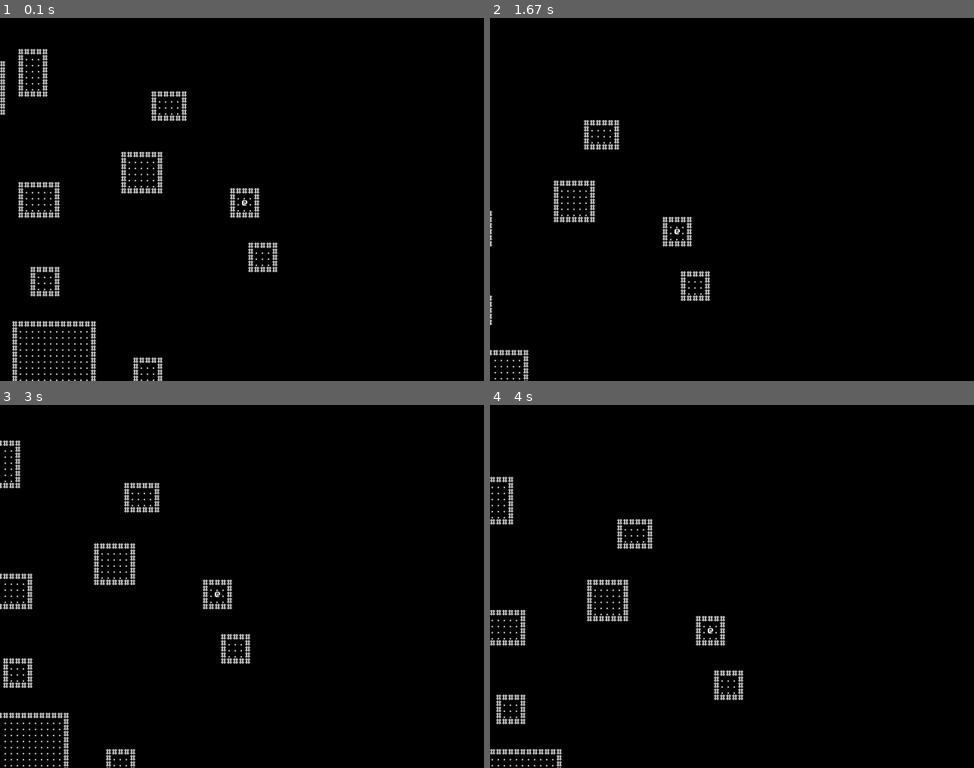
Above: before the commit, frames 1-4 (two rows, left to right).
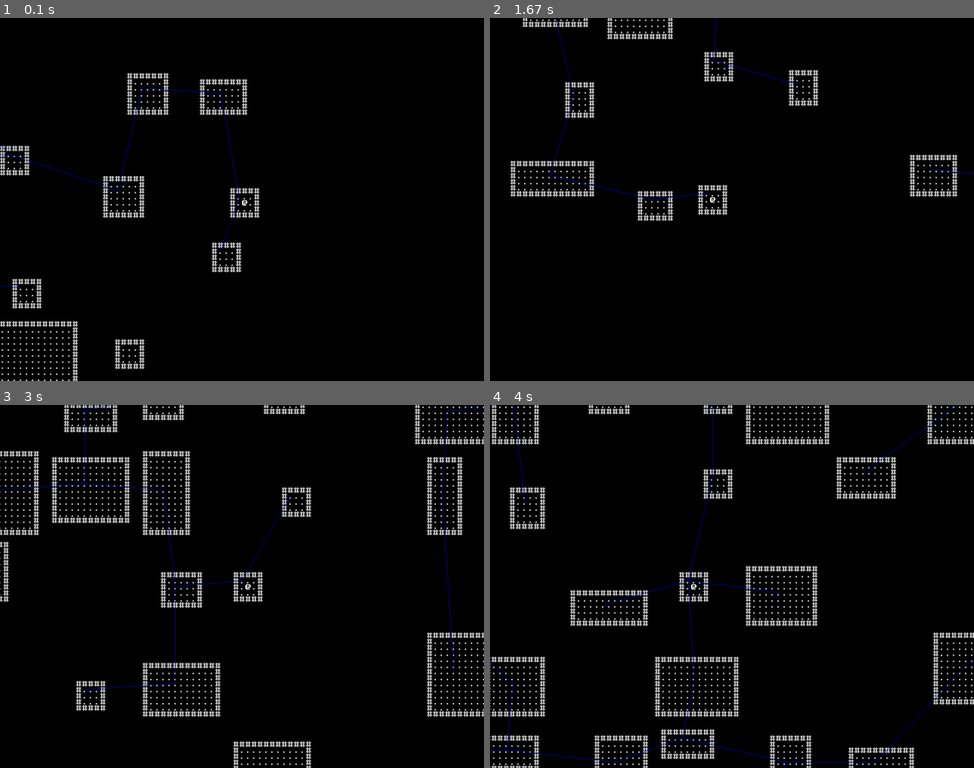
Above: after the commit, the same moments.

Repository: BlackHat-Magic/PyGame-Demo
Game: pygame game, started from app.py
Two runs of this game, one before a commit and one after it. Both use one fixed random seed, a clock stepped at 60 frames per second and the inputs below.
Inputs:
- Up to frame 1 (0.1 s): no input
- Up to frame 2 (1.67 s): tap Space at 0.33, 0.73, 1.03, 1.23, 1.57 s; hold D 0.67-1.13 s; hold W 1.17-1.47 s; hold D from 1.5 s (still down)
- Up to frame 3 (3 s): tap Space at 1.87, 2.07, 2.37, 2.63, 2.97 s; release D at 1.97 s; hold A 2-2.53 s; hold S 2.57-2.87 s; hold A from 2.9 s (still down)
- Up to frame 4 (4 s): tap Space at 3.27, 3.4, 3.8 s; release A at 3.3 s; hold W 3.33-3.7 s; hold D from 3.73 s (still down)

The runs differ from the first frame. In frame 1, 4.8% of the frame differs, in the area x 0-58%, y 8-100%; in frame 2, 4.4%; in frame 3, 9.3%; in frame 4, 9.8%, in the area x 0-100%, y 0-100%.

Commit message:
some changes

Diff:
--- a/app.py
+++ b/app.py
@@ -1,4 +1,4 @@
-import pygame, sys
+import pygame, sys, copy
 
 sys.path.insert(1, "./generator")
 from wfc_utils import Biome, Tile, World
@@ -30,23 +30,26 @@
 
 # generate dungeon
 def create_dungeon(sizes):
-    worlds = [World(f"floor_{i}", rooms, size) for i, size in enumerate(sizes)]
-    for world in worlds:
+    floors = []
+    for i, size in enumerate(sizes):
+        world = World(f"floor_{i}", copy.deepcopy(rooms), size)
         world.generate()
-    floors = [Floor(world) for world in worlds]
+        floor = Floor(world)
+        floors.append(floor)
     return(floors)
 dungeon = create_dungeon([
     (5, 5),     # floor 1
-    (9, 9),     # floor secret 1
-    (7, 7),     # floor 2
-    (12, 12),   # floor secret 2
-    (9, 9),     # floor 3
-    (15, 15),   # floor secret 3
-    (12, 12),   # floor 4
-    (17, 17),   # floor 5
-    (20, 20)
+    (7, 7),     # floor secret 1
+    (6, 6),     # floor 2
+    (8, 8),     # floor secret 2
+    (7, 7),     # floor 3
+    (9, 9),     # floor secret 3
+    (8, 8),     # floor 4
+    (10, 10),   # floor secret 4
+    (9, 9)      # floor 5
 ])
 floor = dungeon[0]
+centers, tree = floor.generate_hallways()
 
 # character and enemy
 character = Character(
@@ -82,6 +85,15 @@
             continue
         if(event.type == pygame.KEYDOWN and event.key == pygame.K_ESCAPE):
             paused = not paused
+        if(event.type == pygame.KEYDOWN and event.key == pygame.K_SPACE):
+            floor = create_dungeon([(15, 15)])[0]
+            centers, tree = floor.generate_hallways()
+            character.pos_x, character.pos_y = floor.start_coordinates
+            character.pos_x *= 16
+            character.pos_y *= 16
+            character.target_pos = (character.pos_x, character.pos_y)
+            camera.x = character.pos_x - width // 2
+            camera.y = character.pos_y - height // 2
 
     # get mouse
     mouse_pos = pygame.mouse.get_pos()
@@ -100,8 +112,8 @@
 
     if(not paused):
         # player controlled stuff
-        character.move_to_target()
-        camera.move()
+        character.move_to_target(dt)
+        camera.move(dt)
 
         # enemy stuff
 
@@ -110,6 +122,20 @@
 
     # render the map
     render_dungeon(floor, camera, screen, wall_char, floor_char)
+
+    # debug: render the connections
+    for edge in tree.edges:
+        x1, y1 = centers[edge[0]]
+        x1 *= 16
+        y1 *= 16
+        room1_center = (int(x1 - camera.x), int(y1 - camera.y))
+
+        x2, y2 = centers[edge[1]]
+        x2 *= 16
+        y2 *= 16
+        room2_center = (int(x2 - camera.x), int(y2 - camera.y))
+
+        pygame.draw.line(screen, (0, 0, 255), room1_center, room2_center)
 
     # render character
     camera.render(screen, character.surface, (character.pos_x, character.pos_y))
@@ -123,5 +149,10 @@
     if(main_menu):
         render_main_menu(screen, font)
 
+    # render fps counter
+    fps = 1 // (dt / 1000)
+    # fps_surface = font.render(f"{fps} FPS", False, "Gray")
+    # screen.blit(fps_surface, (0, 0))
+
     # render to window & handle clock stuff
     pygame.display.update()
--- a/controller/camera.py
+++ b/controller/camera.py
@@ -4,7 +4,7 @@
     def __init__(self):
         self.x = 0
         self.y = 0
-        self.speed = 2
+        self.speed = 500
 
     def vec_to_point(self, point) -> tuple:
         target_x, target_y = point
@@ -23,11 +23,11 @@
         return(unit_vector)
 
     # wasd movement
-    def move(self) -> None:
+    def move(self, dt: float) -> None:
         keys = pygame.key.get_pressed()
 
         if(not any([keys[pygame.K_w], keys[pygame.K_a], keys[pygame.K_s], keys[pygame.K_d]])):
-            self.move_to_target(((self.x + 8) // 16 * 16 - 8, (self.y + 8) // 16 * 16 - 8))
+            self.move_to_target((round((self.x + 8) / 16) * 16 - 8, round((self.y + 8) / 16) * 16 - 8), dt)
             return
 
         x = 0.0
@@ -50,24 +50,26 @@
             else:
                 x += 1.0
 
-        self.x += x * self.speed
-        self.y += y * self.speed
+        self.x += x * self.speed * dt / 1000
+        self.y += y * self.speed * dt / 1000
 
-    def move_to_target(self, target: tuple) -> None:
+    def move_to_target(self, target: tuple, dt: float) -> None:
         distance = self.dist_to_point(target)
-        if(distance < 1):
+        if(distance < 4):
             self.x, self.y = target
             return
         unit_vector = self.dir_to_point(target)
         x_comp, y_comp = unit_vector
-        self.x += x_comp
-        self.y += y_comp
+        self.x += x_comp * self.speed * dt / 1000
+        self.y += y_comp * self.speed * dt / 1000
 
 
     # render something to the screen
     def render(self, screen: pygame.display, surface: pygame.surface, world_pos: tuple) -> None:
         x, y = world_pos
         rectangle = surface.get_rect(center=(x - self.x, y - self.y))
+        if(not rectangle.colliderect(pygame.display.get_surface().get_rect())):
+            return
         screen.blit(surface, rectangle)
 
     # get relative position of something
--- a/controller/character.py
+++ b/controller/character.py
@@ -12,9 +12,10 @@
         self.font = font
         self.name_tag = self.font.render(name, False, "Black")
         self.health_tag = self.font.render("H: 100/100", False, "Black")
+        self.speed = 0.300
 
     # distance to point
-    def vec_to_point(self, point):
+    def vec_to_point(self, point) -> tuple:
         target_x, target_y = point
         dist_x, dist_y = target_x - self.pos_x, target_y - self.pos_y
         return(dist_x, dist_y)
@@ -31,18 +32,18 @@
         return(unit_vector)
 
     # get character rectangle
-    def rectangle(self):
+    def rectangle(self) -> object:
         return(self.surface.get_rect(center=(self.pos_x, self.pos_y)))
 
     # point-and-click movement
-    def move_to_target(self):
+    def move_to_target(self, dt: float) -> None:
         if(self.dist_to_point(self.target_pos) < 1):
             self.pos_x, self.pos_y = self.target_pos
             return
         unit_vector = self.dir_to_point(self.target_pos)
         x_comp, y_comp = unit_vector
-        self.pos_x += x_comp
-        self.pos_y += y_comp
+        self.pos_x += x_comp * self.speed * dt
+        self.pos_y += y_comp * self.speed * dt
 
     # render billboard
     def render_billboard(self, camera: Camera) -> None:
--- a/generator/dungeon_room_generator.py
+++ b/generator/dungeon_room_generator.py
@@ -1,6 +1,6 @@
 from wfc_utils import Biome, Tile, World
 from scipy.spatial import Delaunay
-import numpy, random
+import numpy, random, networkx
 
 sizes = {
     "Empty": (0, 0, 0, 0),
@@ -80,6 +80,8 @@
         # get the rooms
         self.width, self.height = world.grid.shape
         self.rooms = numpy.empty((self.width, self.height), dtype=object)
+
+        # set up the grid of walls, pits, floors, etc
         self.width *= 15
         self.height *= 15
         self.start_coordinates = (0, 0)
@@ -88,6 +90,7 @@
             for big_y in range(world.grid.shape[1]):
                 tile = world.grid[big_x, big_y]
                 room = Room(sizes[tile.biome.name], tile)
+                self.rooms[big_x, big_y] = room
                 if(room.biome.name == "Starter"):
                     center_x, center_y = room.center
                     start_x = big_x * 15 + center_x + 1
@@ -98,20 +101,50 @@
                         x, y = big_x * 15 + small_x, big_y * 15 + small_y
                         self.grid[x, y] = room.grid[small_x, small_y]
 
-    def print(self):
-        for y in range(self.grid.shape[0]):
-            string = ""
-            for x in range(self.grid.shape[0]):
-                string += self.grid[x, y]
-            print(string)
+    def generate_hallways(self) -> tuple:
+        # get array of centers
+        centers_list = []
+        # for room in self.rooms.flatten():
+        #     if(room.biome.name == "Boss" or room.biome.name == "Ending"):
+        #         continue
+        #     centers_list.append(room.center)
+        for x in range(self.rooms.shape[0]):
+            for y in range(self.rooms.shape[1]):
+                room = self.rooms[x, y]
+                if(room.biome.name == "Boss" or room.biome.name == "Ending" or room.biome.name == "Empty"):
+                    continue
+                true_x = x * 15 + room.center[0]
+                true_y = y * 15 + room.center[1]
+                centers_list.append((true_x, true_y))
+        centers = numpy.array(centers_list)
 
-    def triangulate(self):
-        centers = numpy.array([tile.coordinates] for tile in self.grid.flatten())
+        # Delaunay Trianglulation
         tri = Delaunay(centers)
 
-        for simplex in tri.simpleces:
-            for tile1 in simplex:
-                for tile2 in simplex:
-                    if(tile1 == tile2):
-                        continue
-                    tile1.connects_to[tile2.coordinates] = False
+        # generate graph
+        graph = networkx.Graph()
+        for simplex in tri.simplices:
+            # indeces of original nodes
+            u = simplex[0]
+            v = simplex[1]
+            w = simplex[2]
+
+            # coordinates of nodes
+            u_x, u_y = centers_list[u]
+            v_x, v_y = centers_list[v]
+            w_x, w_y = centers_list[w]
+
+            # distances
+            dist_uv = ((u_x - v_x) ** 2 + (u_y - v_y) ** 2) ** 0.5
+            dist_vw = ((v_x - w_x) ** 2 + (v_y - w_y) ** 2) ** 0.5
+            dist_uw = ((u_x - w_x) ** 2 + (u_y - w_y) ** 2) ** 0.5
+
+            # add to graph
+            graph.add_edge(u, v, weight=dist_uv)
+            graph.add_edge(v, w, weight=dist_vw)
+            graph.add_edge(u, w, weight=dist_uw)
+
+        # minimum spanning tree
+        tree = networkx.minimum_spanning_tree(graph)
+
+        return(centers, tree)
--- a/generator/wfc_utils.py
+++ b/generator/wfc_utils.py
@@ -281,7 +281,6 @@
         return(True)
 
     def generate(self) -> None:
-        # soon (TM)
         while not self.all_collapsed():
             observed = self.observe()
             if(not observed):
Not shown, changed: requirements.txt
